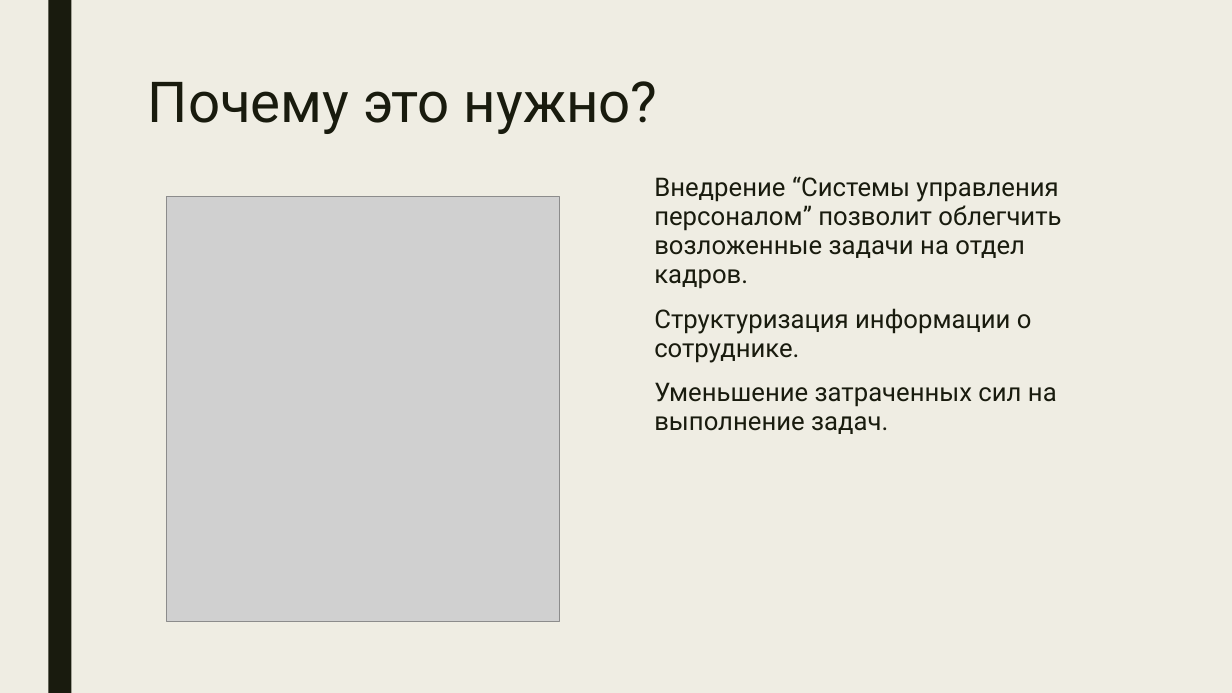
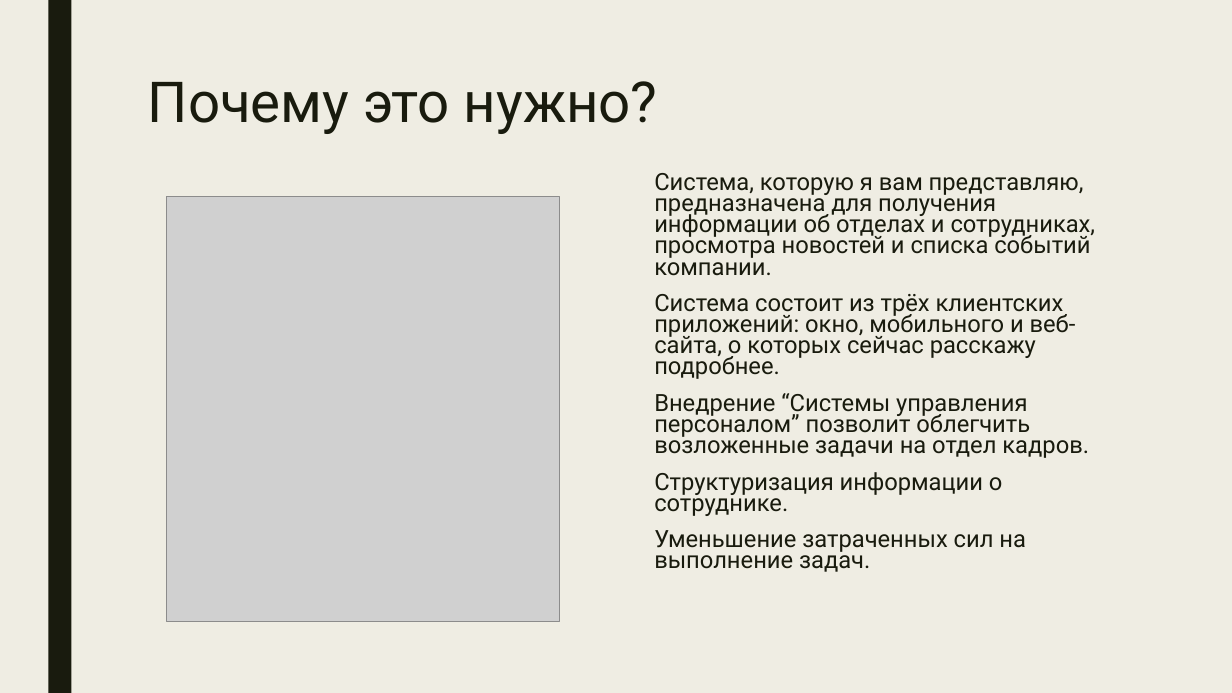
Before and after one commit to hhallva/RC2025, a slide deck: slide 2 of Документы/Сессия 6/Презентация/Презентация.pptx. Drawn at 1232x693 pixels with LibreOffice and Linux fonts; fonts in the diff are those of the drawing; grey boxes stand for pictures. Boxes give left, top, right and bottom in pixels: in the first picture for what was removed or moved away, otherwise in the second. Text is boxed around its words. In the diff, an @@ line names an element or a change of style, - is before the commit and + after.

```diff
--- a/Документы/Сессия 6/Презентация/Презентация.pptx
+++ b/Документы/Сессия 6/Презентация/Презентация.pptx
@@ text at [654, 173, 1096, 379]: paragraphs added @@
+Система, которую я вам представляю, предназначена для получения информации об отделах и сотрудниках, просмотра новостей и списка событий компании.
+Система состоит из трёх клиентских приложений: окно, мобильного и веб-сайта, о которых сейчас расскажу подробнее.
@@ text at [654, 393, 1089, 572]: size 20 to 18.5 pt in "Внедрение “Системы управления персоналом” позволит облегчить ...", "Структуризация информации о сотруднике.", "Уменьшение затраченных сил на выполнение задач."; line spacing 0.94 to 0.74 @@
```
Also in this commit, not shown: 2 other slides changed, 9 other files.
